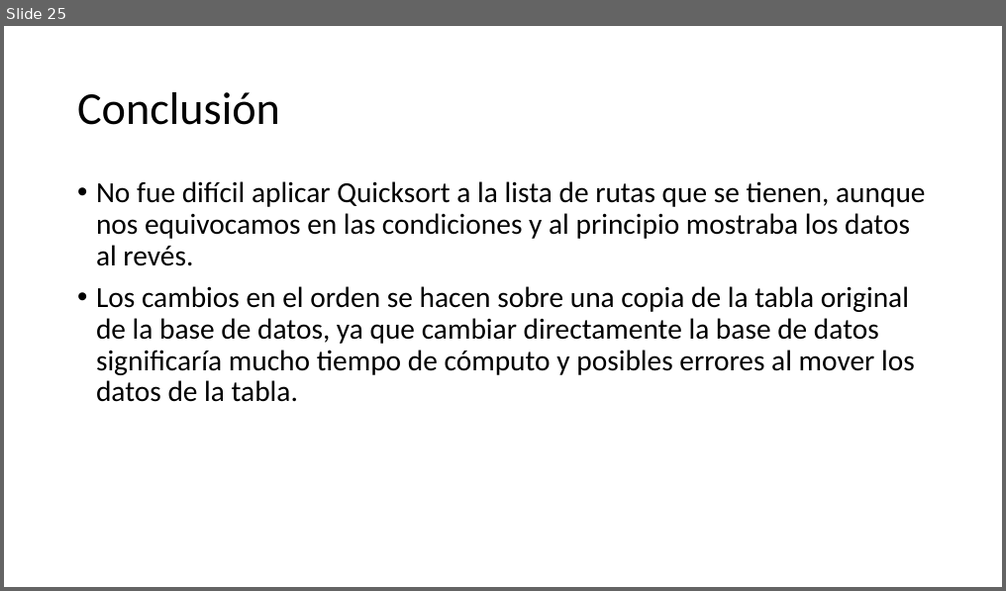
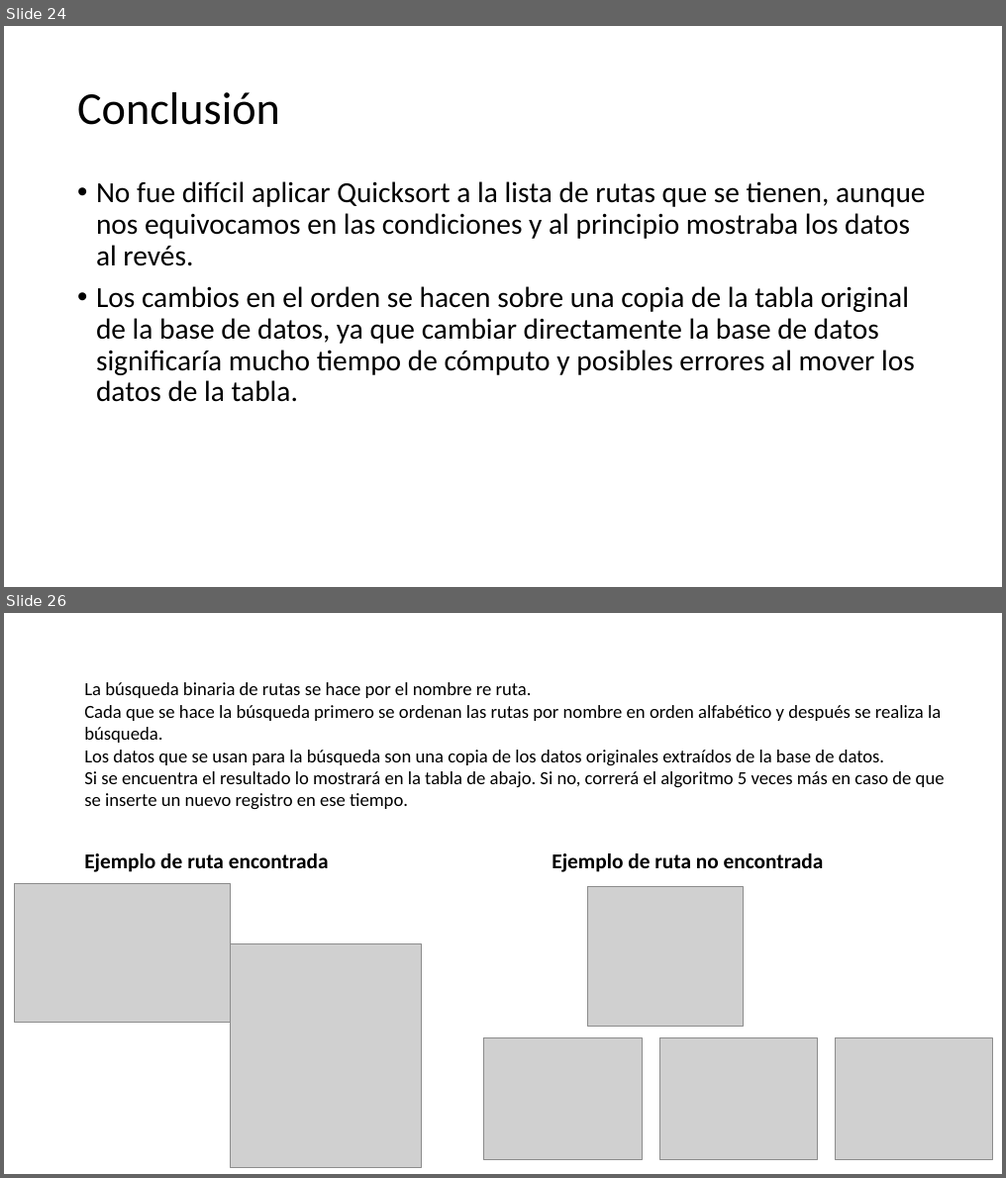
Before and after one commit to purrtgam/MiBicic-Project, a slide deck: Manual de proyecto.pptx. Shown one above the other, each under a label of ours: slide 25 before the commit, slides 24 and 26 after it; the slides between them are not shown. The pictures are 1006x591 and 1006x1178 pixels, drawn with LibreOffice and Linux fonts; fonts in the diff are those of the drawing; grey boxes stand for pictures. Boxes give left, top, right and bottom in pixels: in the first picture for what was removed or moved away, otherwise in the second. Text is boxed around its words. In the diff, an @@ line names an element or a change of style, - is before the commit and + after.

```diff
--- a/Manual de proyecto.pptx
+++ b/Manual de proyecto.pptx
@@ slide 26 added at <box>4,613,1002,1174</box>, background #FFFFFF @@
@@ text added at <box>84,682,944,810</box>, 28 pt, text #000000 @@
+La búsqueda binaria de rutas se hace por el nombre re ruta.
+Cada que se hace la búsqueda primero se ordenan las rutas por nombre en orden alfabético y después se realiza la búsqueda.
+Los datos que se usan para la búsqueda son una copia de los datos originales extraídos de la base de datos.
+Si se encuentra el resultado lo mostrará en la tabla de abajo. Si no, correrá el algoritmo 5 veces más en caso de que se inserte un nuevo registro en ese tiempo.
@@ text added at <box>84,854,329,872</box>, 32 pt, text #000000, bold @@
+Ejemplo de ruta encontrada
@@ text added at <box>551,854,824,872</box>, 32 pt, text #000000, bold @@
+Ejemplo de ruta no encontrada
@@ picture added at <box>15,883,230,1022</box> @@
@@ picture added at <box>587,886,742,1026</box> @@
@@ picture added at <box>230,945,421,1167</box> @@
@@ picture added at <box>483,1038,642,1160</box> @@
@@ picture added at <box>659,1038,817,1159</box> @@
@@ picture added at <box>835,1038,992,1160</box> @@
@@ what was slide 25 is now slide 24 @@
```
Also in this commit, not shown: 1 slide changed, 8 other slides added, 1 other file.
